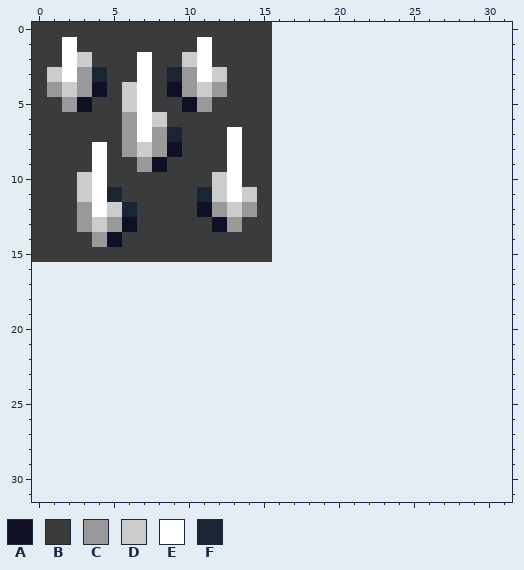
Two versions of one pixel-art sprite, assets/spikes.png. Above: the version before the commit.
The file is 16x16 pixels. The old version is drawn lined up with the new one, on the new canvas.
Palette (. is transparent): A #0f0f26  B #3a3b3d  C #999999  D #cccccc  E #ffffff  F #192533
Pixels before, first column x 0:
 0 BBBBBBBBBBBBBBBB
 1 BBEBBBBBBBBEBBBB
 2 BBEDBBBEBBDEBBBB
 3 BDECFBBEBFCEDBBB
 4 BCDCABDEBACDCBBB
 5 BBCABBDEBBACBBBB
 6 BBBBBBCEDBBBBBBB
 7 BBBBBBCECFBBBEBB
 8 BBBBEBCDCABBBEBB
 9 BBBBEBBCABBBBEBB
10 BBBDEBBBBBBBDEBB
11 BBBDEFBBBBBFDEDB
12 BBBCEDFBBBBACDCB
13 BBBCDCABBBBBACBB
14 BBBBCABBBBBBBBBB
15 BBBBBBBBBBBBBBBB
The same view after the edit:
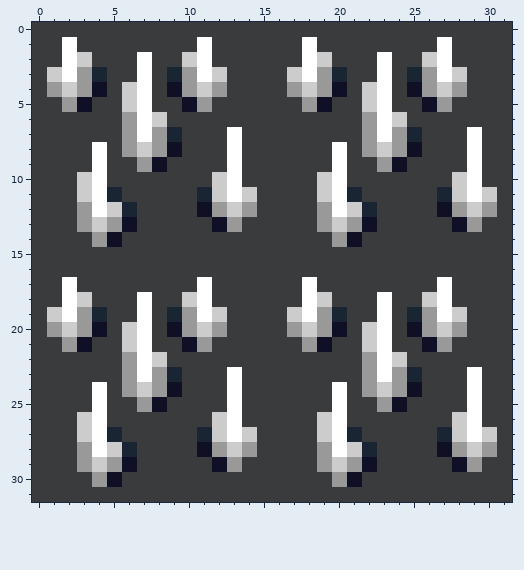
Difference:
canvas 16x16 -> 32x32
Changed rows in their new state; - is an unchanged pixel.
first column x 0:
 0 ----------------BBBBBBBBBBBBBBBB
 1 ----------------BBEBBBBBBBBEBBBB
 2 ----------------BBEDBBBEBBDEBBBB
 3 ----------------BDECFBBEBFCEDBBB
 4 ----------------BCDCABDEBACDCBBB
 5 ----------------BBCABBDEBBACBBBB
 6 ----------------BBBBBBCEDBBBBBBB
 7 ----------------BBBBBBCECFBBBEBB
 8 ----------------BBBBEBCDCABBBEBB
 9 ----------------BBBBEBBCABBBBEBB
10 ----------------BBBDEBBBBBBBDEBB
11 ----------------BBBDEFBBBBBFDEDB
12 ----------------BBBCEDFBBBBACDCB
13 ----------------BBBCDCABBBBBACBB
14 ----------------BBBBCABBBBBBBBBB
15 ----------------BBBBBBBBBBBBBBBB
16 BBBBBBBBBBBBBBBBBBBBBBBBBBBBBBBB
17 BBEBBBBBBBBEBBBBBBEBBBBBBBBEBBBB
18 BBEDBBBEBBDEBBBBBBEDBBBEBBDEBBBB
19 BDECFBBEBFCEDBBBBDECFBBEBFCEDBBB
20 BCDCABDEBACDCBBBBCDCABDEBACDCBBB
21 BBCABBDEBBACBBBBBBCABBDEBBACBBBB
22 BBBBBBCEDBBBBBBBBBBBBBCEDBBBBBBB
23 BBBBBBCECFBBBEBBBBBBBBCECFBBBEBB
24 BBBBEBCDCABBBEBBBBBBEBCDCABBBEBB
25 BBBBEBBCABBBBEBBBBBBEBBCABBBBEBB
26 BBBDEBBBBBBBDEBBBBBDEBBBBBBBDEBB
27 BBBDEFBBBBBFDEDBBBBDEFBBBBBFDEDB
28 BBBCEDFBBBBACDCBBBBCEDFBBBBACDCB
29 BBBCDCABBBBBACBBBBBCDCABBBBBACBB
30 BBBBCABBBBBBBBBBBBBBCABBBBBBBBBB
31 BBBBBBBBBBBBBBBBBBBBBBBBBBBBBBBB
Boxes around the changes in both pictures, in picture pixels (x1, y1, x2, y2):
added: (32, 22, 512, 502)
